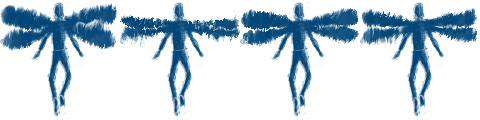
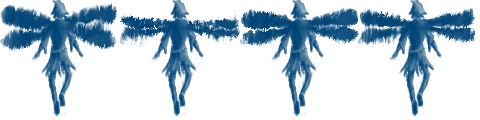
Two versions of the same layered image (w=480, h=120). Layer-by-layer changes:
painted on "player_sequence0003.png" over [32, 0, 478, 117]
painted on "player_sequence0002.png" over [32, 0, 478, 117]
painted on "player_sequence0001.png" over [32, 0, 478, 117]
painted on "player_sequence0000.png" over [32, 0, 84, 116]
